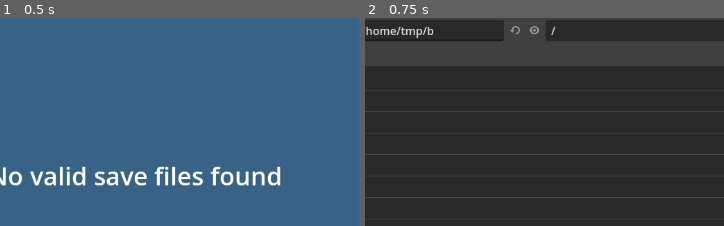
Above: before the commit, frames 1-2 (left to right).
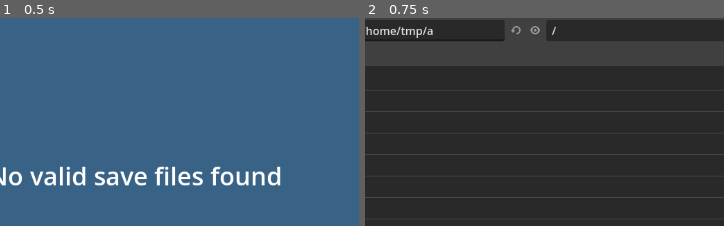
Above: after the commit, the same moments.

Repository: SamTheBlow/aoh2-tools
Game: Godot game, scene res://main.tscn
Two runs of this game, one before a commit and one after it. Both use one fixed random seed, a clock stepped at 60 frames per second and the inputs below.
Inputs:
- Up to frame 1 (0.5 s): no input
- Up to frame 2 (0.75 s): click "Select AoCII folder..." at 0.5 s
The pictures show only the part of the screen within x 32-82%, y 9-59%; the shares and areas given below are measured in that part.

Frame 1 is identical in both runs. In frame 2, 0.2% of the frame differs, in the area x 17-54%, y 3-11%.

Commit message:
Fix autowrap not working in export builds

Diff:
--- a/project/main.tscn
+++ b/project/main.tscn
@@ -98,7 +98,7 @@
 anchor_bottom = 0.15
 text = "No folder selected"
 vertical_alignment = 1
-autowrap_mode = 2
+autowrap_mode = 3
 
 [node name="ErrorLabel" type="Label" parent="Control"]
 unique_name_in_owner = true
